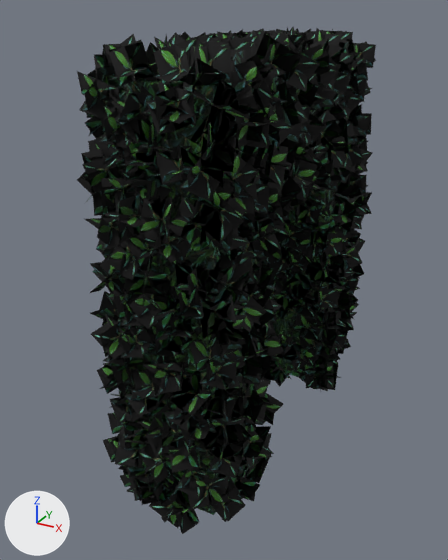
The glTF model public/world/models/nature/hedge-arch.glb: old version first, new version second.
The view is the same before and after, from a 50 mm camera at (45.0, -92.0, 72.3) aimed at (-3.4, -4.1, 28.3). Every picture has the same lights, and +X, +Y and +Z are marked at lower left. The first picture is the older version.
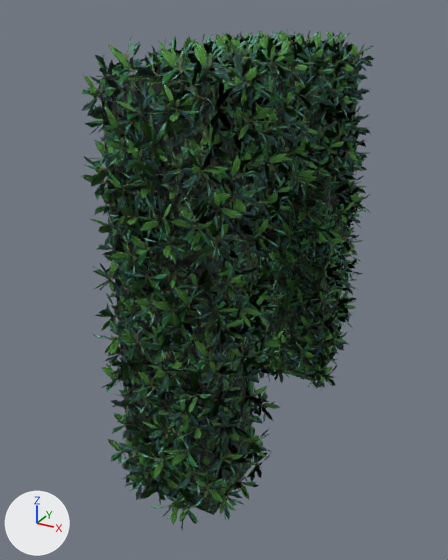
What differs and where, as boxes [x1, y1, x2, y2] in the pictures (448 x 560 px):
'Mesh_0', surface changed
    both: [80, 28, 375, 532]

The change, as a list of edits to the scene's bpy script:
```text
Change mat_material_0:
    add n5 = _N.new('ShaderNodeMath'); n5.name = 'Math'
    add n5.operation = 'SUBTRACT'
    add n5.inputs[0].default_value = 1.0  # 'Value'
    add n6 = _N.new('ShaderNodeMath'); n6.name = 'Math.001'
    add n6.operation = 'LESS_THAN'
    add n6.inputs[1].default_value = 0.45  # 'Value'
    where n0 = _N.new('ShaderNodeBsdfPrincipled'); n0.name = 'Principled BSDF'
    where n2 = _N.new('ShaderNodeTexImage'); n2.name = 'Image Texture'
    add _L.new(n5.outputs[0], n0.inputs[4])  # 'Value' to 'Alpha'
    add _L.new(n6.outputs[0], n5.inputs[1])  # 'Value' to 'Value'
    add _L.new(n2.outputs[1], n6.inputs[0])  # 'Alpha' to 'Value'
```
